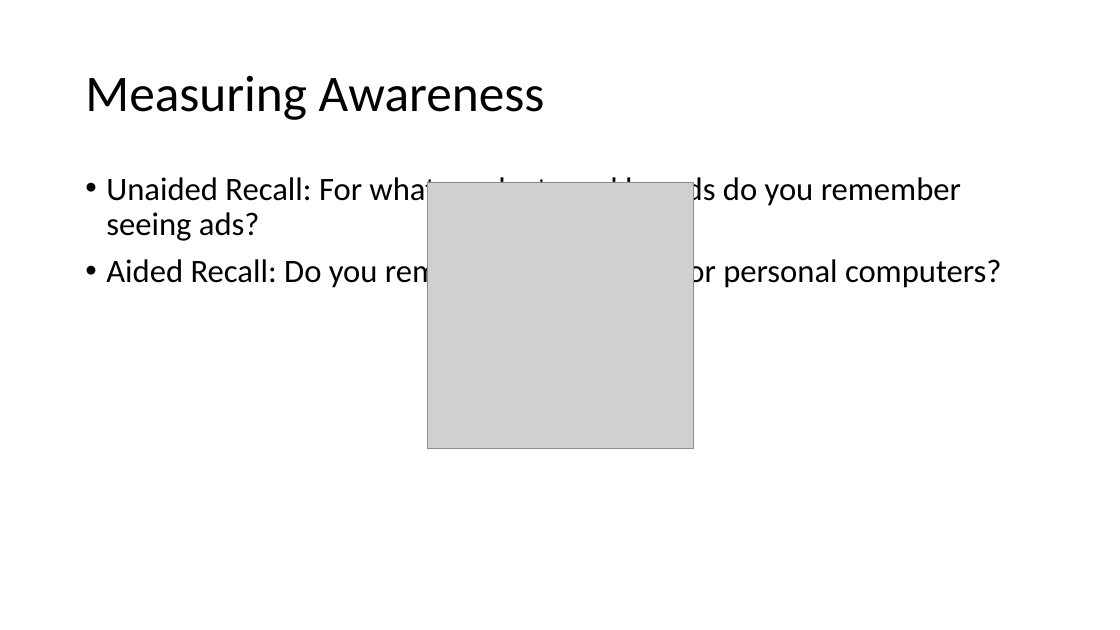
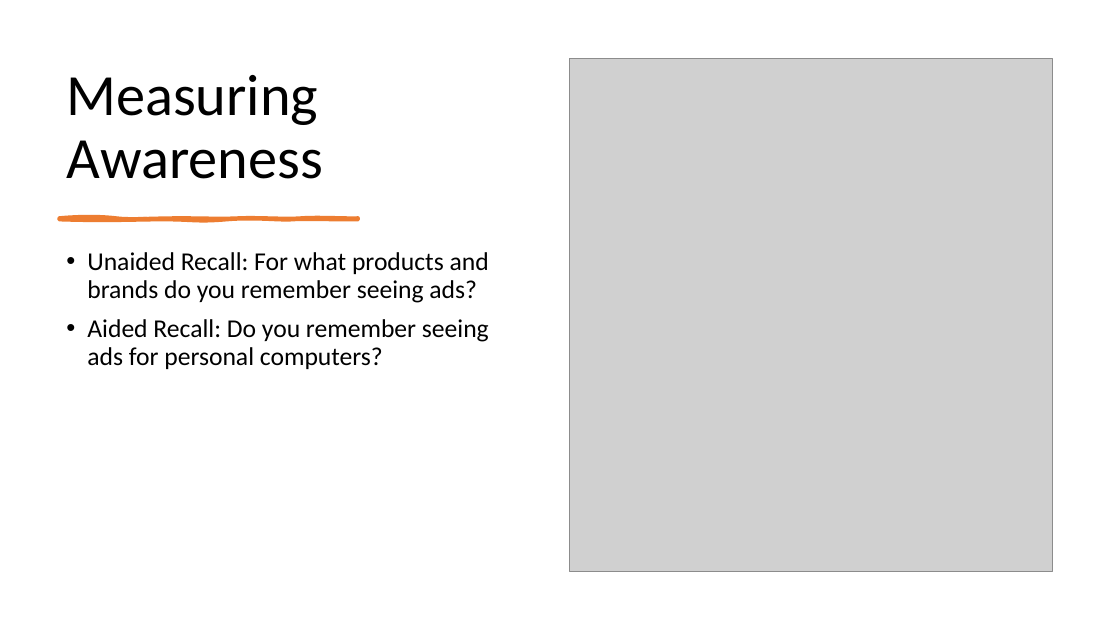
Before and after one commit to mikenguyen13/mar4050, a slide deck: slide 13 of lectures/5/1_Research Presentation.pptx. Drawn at 1120x630 pixels with LibreOffice and Linux fonts; fonts in the diff are those of the drawing; grey boxes stand for pictures. Boxes give left, top, right and bottom in pixels: in the first picture for what was removed or moved away, otherwise in the second. Text is boxed around its words. In the diff, an @@ line names an element or a change of style, - is before the commit and + after.

```diff
--- a/lectures/5/1_Research Presentation.pptx
+++ b/lectures/5/1_Research Presentation.pptx
@@ title "Measuring Awareness": place and size @@
-title "Measuring Awareness" at box(85, 75, 545, 120)
+title "Measuring Awareness" at box(66, 75, 323, 179)
@@ title "Measuring Awareness" at box(66, 75, 323, 179): size 44 to 50 pt; vertical alignment middle to bottom @@
@@ picture: place and size @@
-picture at box(427, 182, 693, 449)
+picture at box(570, 59, 1052, 571)
@@ freeform shape added at box(59, 218, 358, 220), fill #ED7D31, outline #ED7D31 3 pt @@
@@ text "Unaided Recall: For what products ...": place and size @@
-text "Unaided Recall: For what products ..." at box(106, 173, 1002, 290)
+text "Unaided Recall: For what products ..." at box(87, 252, 489, 369)
@@ text "Unaided Recall: For what products ..." at box(87, 252, 489, 369): size 28 to 22 pt @@
```
Also in this commit, not shown: 9 other slides changed, 12 other files.
